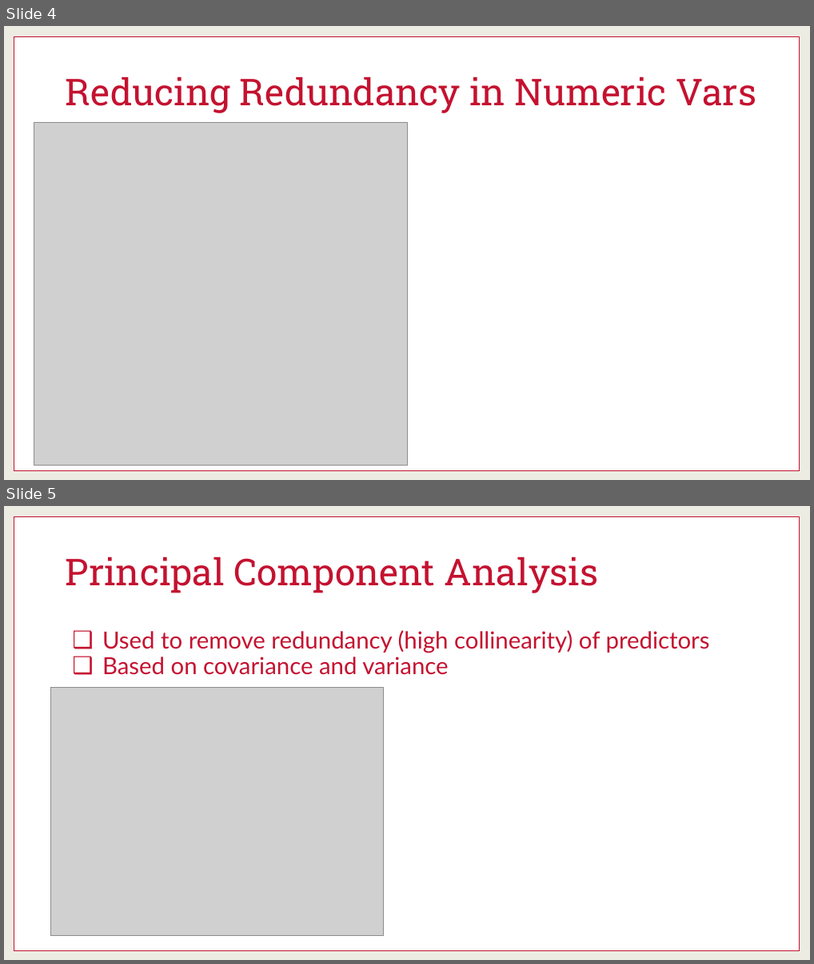
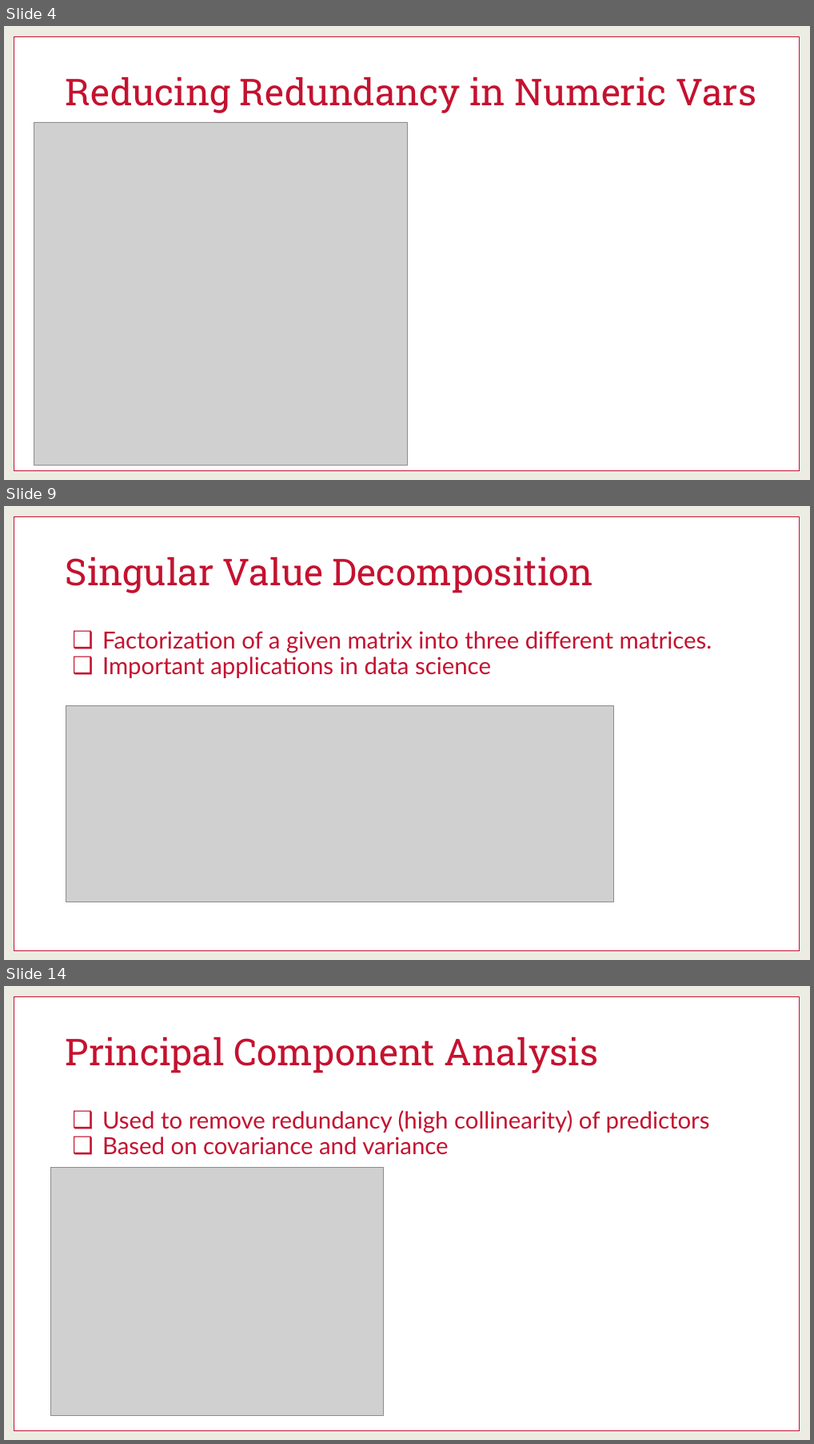
Before and after one commit to martinwg/ISA591, a slide deck: PPT/Module 3 - Reducing Dimensions Numeric Vars.pptx. Shown one above the other, each under a label of ours: slides 4 and 5 before the commit, slides 4, 9 and 14 after it; the slides between them are not shown. The pictures are 814x964 and 814x1444 pixels, drawn with LibreOffice and Linux fonts; fonts in the diff are those of the drawing; grey boxes stand for pictures. Boxes give left, top, right and bottom in pixels: in the first picture for what was removed or moved away, otherwise in the second. Text is boxed around its words. In the diff, an @@ line names an element or a change of style, - is before the commit and + after.

```diff
--- a/PPT/Module 3 - Reducing Dimensions Numeric Vars.pptx
+++ b/PPT/Module 3 - Reducing Dimensions Numeric Vars.pptx
@@ slide 9 added at [4, 506, 810, 960], background #EDECE2; not listed: 1 template element that a slide beside it also shows @@
@@ title added at [66, 556, 594, 593], 44 pt, text #C41230 @@
+Singular Value Decomposition
@@ text added at [102, 631, 713, 678], 28 pt, text #C41230 @@
+❑ Factorization of a given matrix into three different matrices.
+❑ Important applications in data science
@@ picture added at [66, 705, 614, 902] @@
@@ what was slide 5 is now slide 14 @@
```
Also in this commit, not shown: 2 slides changed, 6 other slides added.
